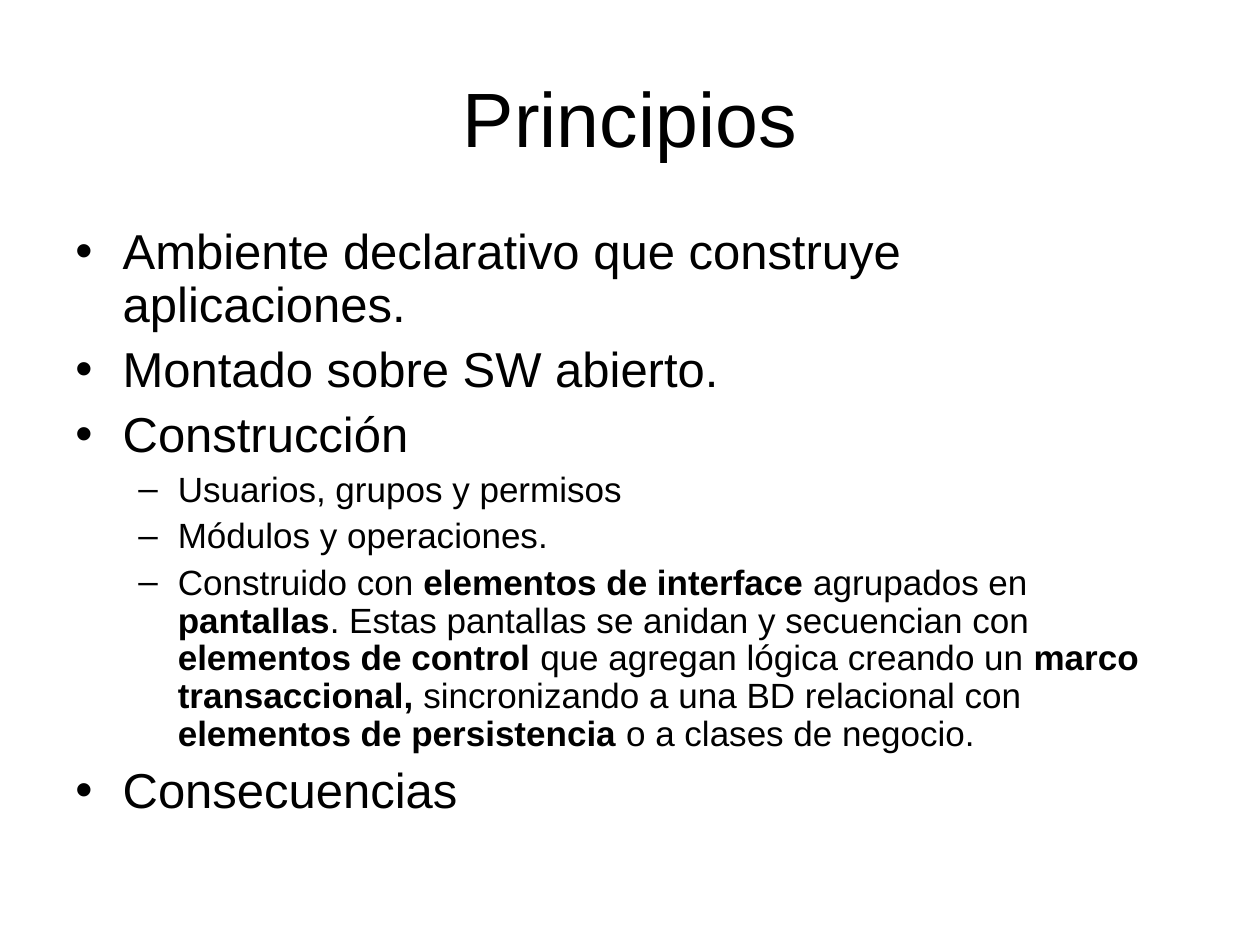
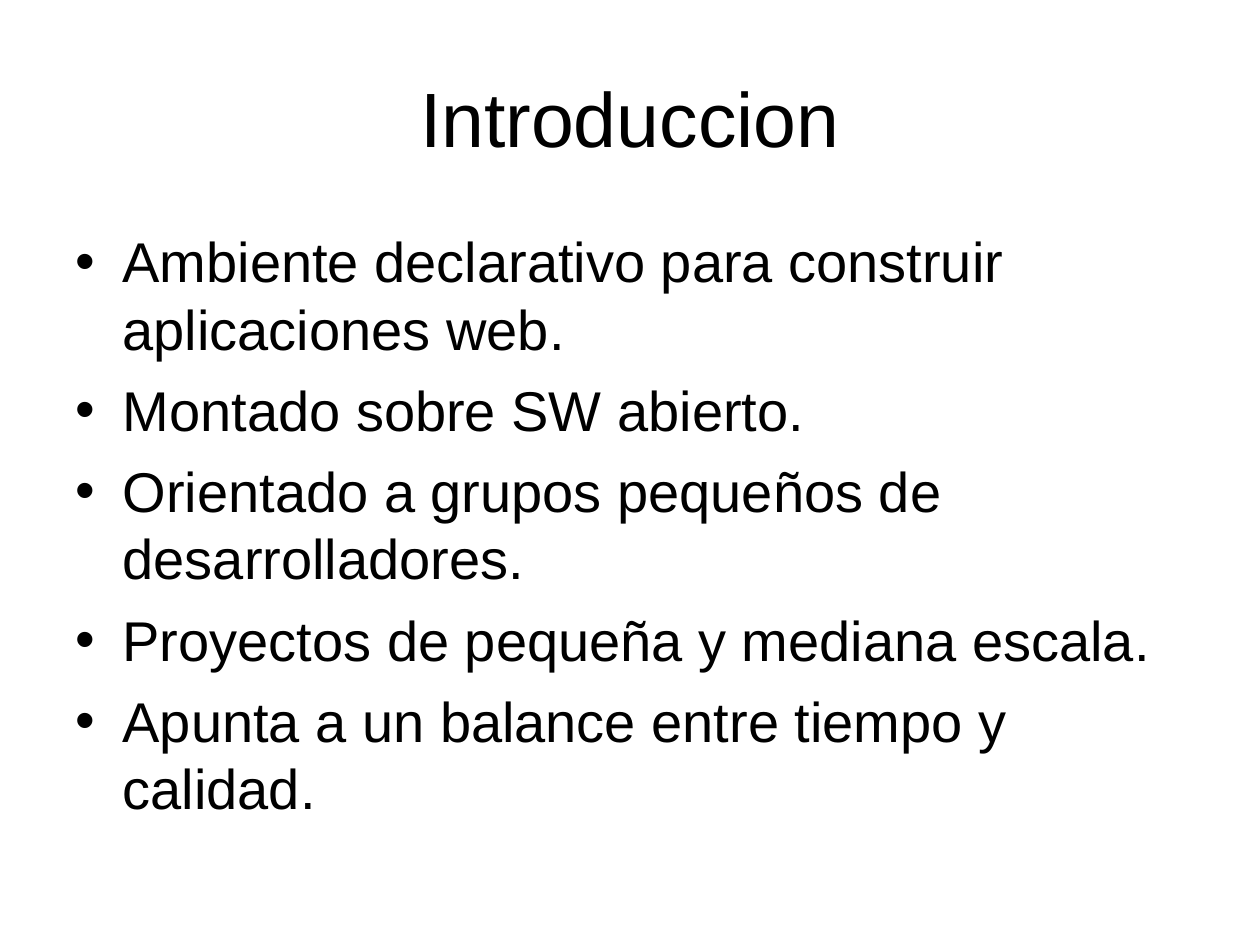
Before and after one commit to SIU-Toba/framework, a slide deck: slide 1 of doc/presentacion/Quinta SIU - 20 minutos.ppt (slide 2 before the commit). Drawn at 1260x945 pixels with LibreOffice and Linux fonts; fonts in the diff are those of the drawing. Boxes give left, top, right and bottom in pixels: in the first picture for what was removed or moved away, otherwise in the second. Text is boxed around its words. In the diff, an @@ line names an element or a change of style, - is before the commit and + after.

```diff
--- a/doc/presentacion/Quinta SIU - 20 minutos.ppt
+++ b/doc/presentacion/Quinta SIU - 20 minutos.ppt
@@ title at bbox=[420, 91, 839, 148]: text changed @@
-Principios
+Introduccion
@@ text at bbox=[123, 241, 1003, 360]: text changed; size 28 to 32 pt @@
-• Ambiente declarativo que construye aplicaciones.
+• Ambiente declarativo para construir aplicaciones web.
@@ text at bbox=[123, 390, 804, 432]: size 28 to 32 pt in "Montado sobre SW abierto."; line spacing 0.9 to 1; more space between paragraphs @@
@@ text at bbox=[123, 471, 1149, 810]: text changed; size 20 to 32 pt @@
-• Construcción
-  – Usuarios, grupos y permisos
-  – Módulos y operaciones.
-  – Construido con elementos de interface agrupados en pantallas. Estas pantallas se anidan y secuencian con elementos de control que agregan lógica creando un marco transaccional, sincronizando a una BD relacional con elementos de persistencia o a clases de negocio.
-• Consecuencias
+• Orientado a grupos pequeños de desarrolladores.
+• Proyectos de pequeña y mediana escala.
+• Apunta a un balance entre tiempo y calidad.
```
Also in this commit, not shown: 1 other slide changed, 3 slides added, 3 slides removed, 2 other files.
